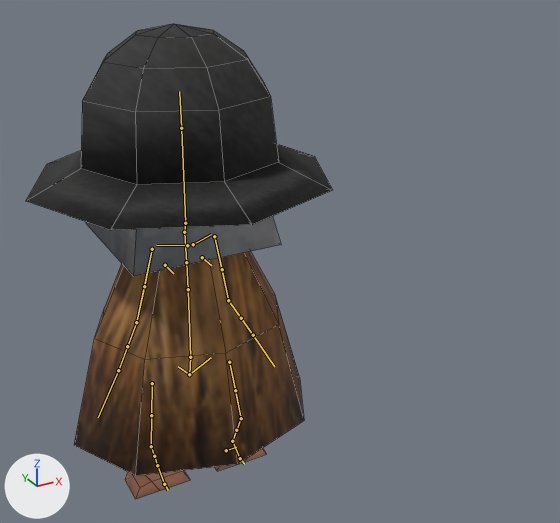
What one commit did to the Blender file pocket-ronin/yokai-grunt.blend.
Camera for both pictures: a 50 mm lens placed at (-1.98, -5.05, 4.26), pointed at (0.46, -0.63, 2.05). The axes (+X, +Y, +Z) are drawn at lower left. The lights are the same throughout. The picture after the commit comes second. The bones that change, and the others that lie on the model, are drawn over the model as lines. Mesh edges are drawn as thin lines.

Names of what the first picture shows: 'body', 'hat', 'head', 'leg.r'.
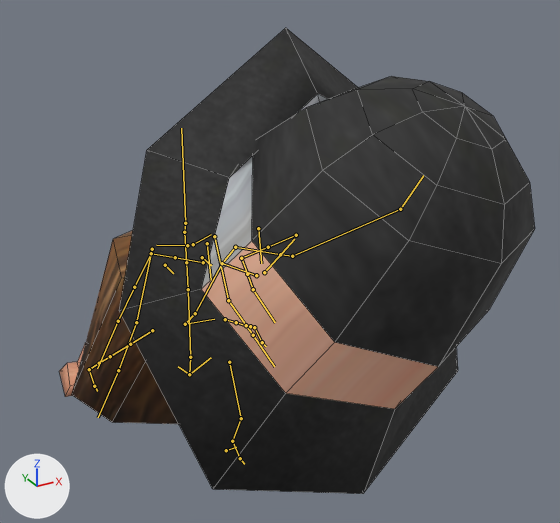
The newer file adds an action. The first version stands in its rest pose; the second is drawn at frame 5 of the action 'attack'.

Patch to the scene script:
```diff
--- a/pocket-ronin/yokai-grunt.blend.py
+++ b/pocket-ronin/yokai-grunt.blend.py
@@ bone_root @@
 bone_root = bpy.data.objects['rig'].pose.bones['root']
-bone_root.location = (0.0, 0.0, 0.0)
+bone_root.location = (0.032, 0.056, 0.182)
@@ bone_torso @@
 bone_torso = bpy.data.objects['rig'].pose.bones['torso']  # child of 'MCH-torso.parent'
-bone_torso.location = (0.0, 0.0, 0.0)
-bone_torso.rotation_quaternion = (1.0, 0.0, 0.0, 0.0)  # degrees (0, 0, 0)
+bone_torso.location = (0.032, 0.056, 0.182)
+bone_torso.rotation_quaternion = (0.966, 0.234, 0.098, 0.044)  # degrees (28, 10, 8)
@@ bone_chest @@
 bone_chest = bpy.data.objects['rig'].pose.bones['chest']  # child of 'torso'
-bone_chest.location = (0.0, 0.0, 0.0)
-bone_chest.rotation_quaternion = (1.0, 0.0, 0.0, 0.0)  # degrees (0, 0, 0)
-bone_chest.scale = (1.0, 1.0, 1.0)
+bone_chest.location = (0.038, 0.086, -0.102)
+bone_chest.rotation_quaternion = (0.883, 0.461, -0.018, 0.086)  # degrees (55, -6, 8)
+bone_chest.scale = (1.48, 1.48, 1.48)
@@ bone_neck @@
 bone_neck = bpy.data.objects['rig'].pose.bones['neck']  # child of 'MCH-ROT-neck'
-bone_neck.location = (0.0, 0.0, 0.0)
-bone_neck.scale = (1.0, 1.0, 1.0)
+bone_neck.location = (0.041, 0.087, 0.018)
+bone_neck.scale = (1.48, 1.48, 1.48)
@@ bone_upper_arm_ik_r @@
 bone_upper_arm_ik_r = bpy.data.objects['rig'].pose.bones['upper_arm_ik.R']  # child of 'MCH-upper_arm_ik_swing.R'
-bone_upper_arm_ik_r.location = (0.0, 0.0, 0.0)
-bone_upper_arm_ik_r.scale = (1.0, 1.0, 1.0)
+bone_upper_arm_ik_r.location = (0.074, -0.025, 0.051)
+bone_upper_arm_ik_r.scale = (1.48, 1.48, 1.48)
@@ bone_hand_ik_l @@
 bone_hand_ik_l = bpy.data.objects['rig'].pose.bones['hand_ik.L']  # child of 'MCH-hand_ik.parent.L'
-bone_hand_ik_l.location = (0.0, 0.0, 0.0)
+bone_hand_ik_l.location = (0.032, 0.056, 0.182)
@@ bone_hand_ik_r @@
 bone_hand_ik_r = bpy.data.objects['rig'].pose.bones['hand_ik.R']  # child of 'MCH-hand_ik.parent.R'
-bone_hand_ik_r.location = (0.0, 0.0, 0.0)
+bone_hand_ik_r.location = (0.032, 0.056, 0.182)
@@ bone_foot_ik_l @@
 bone_foot_ik_l = bpy.data.objects['rig'].pose.bones['foot_ik.L']  # child of 'MCH-foot_ik.parent.L'
-bone_foot_ik_l.location = (0.0, 0.0, 0.0)
+bone_foot_ik_l.location = (0.536, 0.611, 0.47)
@@ bone_foot_ik_r @@
 bone_foot_ik_r = bpy.data.objects['rig'].pose.bones['foot_ik.R']  # child of 'MCH-foot_ik.parent.R'
-bone_foot_ik_r.location = (0.0, 0.0, 0.0)
+bone_foot_ik_r.location = (-0.328, 0.714, 0.418)
```

Where the change shows, as pixel boxes [x1, y1, x2, y2] in the pictures (560 x 523 px):
'hat', posed (35% wider, 126% taller)
    before: [26, 24, 333, 230]
    after: [119, 28, 535, 494]
'body', posed
    before: [74, 251, 304, 476]
    after: [72, 230, 178, 424]
'head', posed (not visible afterwards)
    before: [86, 216, 281, 276]
'leg.r', posed
    before: [125, 448, 266, 499]
    after: [59, 345, 85, 397]
